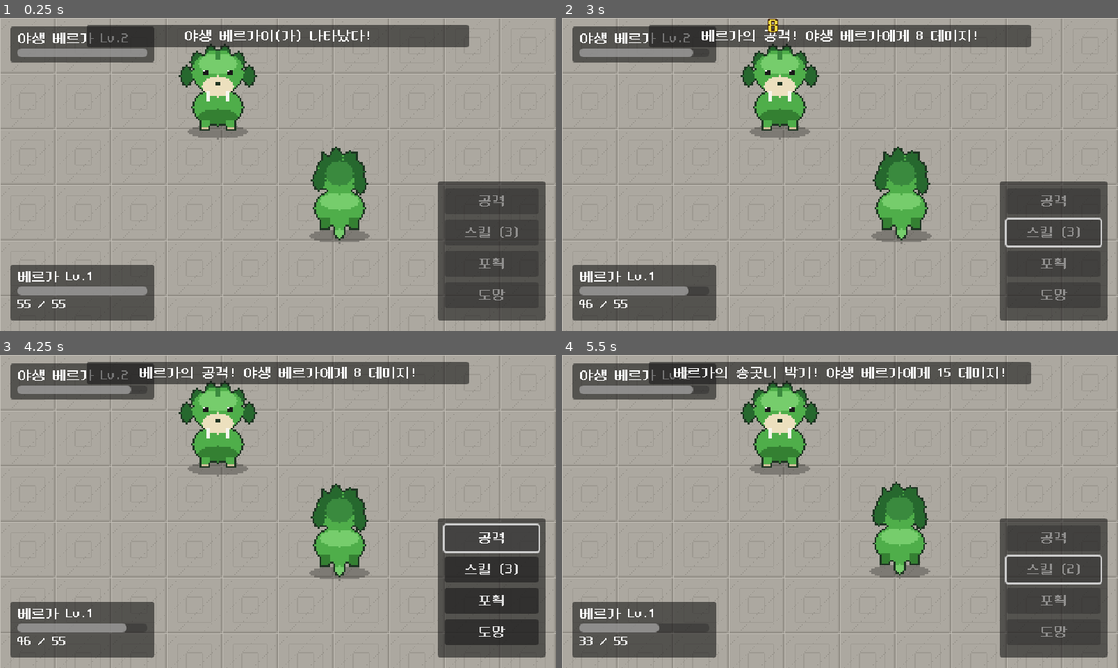
Above: before the commit, frames 1-4 (two rows, left to right).
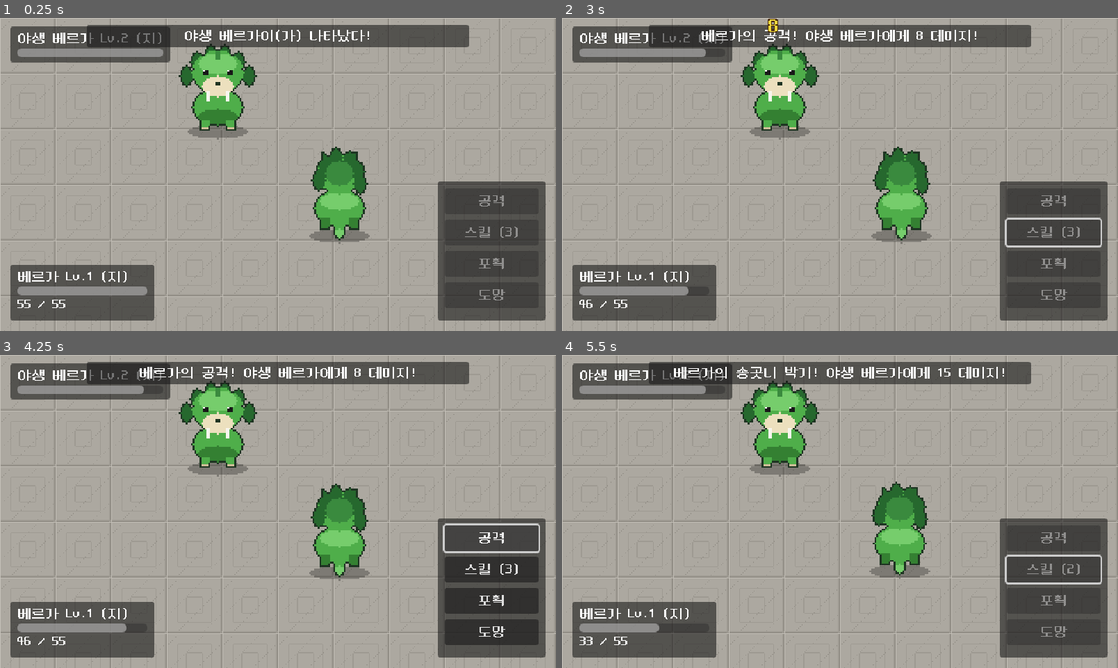
Above: after the commit, the same moments.

Repository: JunLee8108/Stoneage
Game: Godot game, scene res://battle.tscn
The game is run twice, just before and just after one commit, with the same random seed, the same clock (stepped at 60 frames per second) and the same inputs. This scene is started directly instead of the project's main scene.
Inputs:
- Up to frame 1 (0.25 s): no input
- Up to frame 2 (3 s): tap Enter at 0.5 s; hold Right (move_right) 0.53-1.25 s; hold P (open_pets) 0.53-1.25 s; click "공격" at 1.25 s; hold Down (move_down) 2.03-2.78 s; tap P (open_pets) at 2.1 s; hold Right (move_right) from 2.78 s (still down); hold P (open_pets) from 2.78 s (still down)
- Up to frame 3 (4.25 s): tap Space at 3.5 s; release Right (move_right) at 3.53 s; release P (open_pets) at 3.53 s; hold Up (move_up) from 3.53 s (still down); tap P (open_pets) at 3.6 s
- Up to frame 4 (5.5 s): release Up (move_up) at 4.25 s; click "스킬 (3)" at 4.25 s; hold Left (move_left) from 5.03 s (still down); hold P (open_pets) from 5.03 s (still down)

The runs differ from the first frame. In frame 1, 0.4% of the frame differs, in the area x 18-31%, y 2-85%; in frame 2, 0.4%; in frame 3, 0.4%; in frame 4, 0.4%.

Commit message:
속성 상성 시스템: 지→수→화→풍→지 순환, 유리 1.5배/불리 0.75배
- PetSpecies에 상성 테이블·배율 정적 함수 추가
- 전투 데미지에 속성 배율 적용, 로그에 '효과가 굉장했다/별로였다' 표시
- 전투 정보 패널과 펫 목록에 속성(지/수/화/풍) 표기 통일

Co-Authored-By: Claude Fable 5 <noreply@anthropic.com>
Claude-Session: https://claude.ai/code/session_019nLczVo6RGNCtNR613NpEv

Diff:
--- a/scripts/battle.gd
+++ b/scripts/battle.gd
@@ -42,8 +42,10 @@
 	enemy_sprite.sprite_frames = enemy.species.walk_frames
 	_stand(enemy_sprite, &"walk_down")
 
-	ally_name.text = "%s Lv.%d" % [ally.display_name(), ally.level]
-	enemy_name.text = "%s Lv.%d" % [_name_of(enemy), enemy.level]
+	ally_name.text = "%s Lv.%d (%s)" % [
+		ally.display_name(), ally.level, PetSpecies.element_name(ally.species.element)]
+	enemy_name.text = "%s Lv.%d (%s)" % [
+		_name_of(enemy), enemy.level, PetSpecies.element_name(enemy.species.element)]
 	ally_hp_bar.max_value = ally.max_hp()
 	enemy_hp_bar.max_value = enemy.max_hp()
 
@@ -140,10 +142,18 @@
 func _perform_attack(attacker: PetInstance, defender: PetInstance, mult: float) -> void:
 	var dmg := calc_damage(attacker, defender, mult)
 	defender.current_hp = maxi(0, defender.current_hp - dmg)
+	var text := ""
 	if mult > 1.0:
-		_log("%s의 %s! %s에게 %d 데미지!" % [_name_of(attacker), SKILL_NAME, _name_of(defender), dmg])
+		text = "%s의 %s! %s에게 %d 데미지!" % [_name_of(attacker), SKILL_NAME, _name_of(defender), dmg]
 	else:
-		_log("%s의 공격! %s에게 %d 데미지!" % [_name_of(attacker), _name_of(defender), dmg])
+		text = "%s의 공격! %s에게 %d 데미지!" % [_name_of(attacker), _name_of(defender), dmg]
+	var element_mult := PetSpecies.element_multiplier(
+		attacker.species.element, defender.species.element)
+	if element_mult > 1.0:
+		text += " 효과가 굉장했다!"
+	elif element_mult < 1.0:
+		text += " 효과가 별로였다..."
+	_log(text)
 	await _animate_charge(_sprite_of(attacker), _sprite_of(defender), dmg)
 	_update_hud()
 	await _delay()
@@ -223,7 +233,9 @@
 # --- 규칙 (테스트에서 직접 검증) ---
 
 static func calc_damage(attacker: PetInstance, defender: PetInstance, mult: float) -> int:
-	var raw := float(attacker.attack()) * randf_range(0.85, 1.15) * mult \
+	var element_mult := PetSpecies.element_multiplier(
+		attacker.species.element, defender.species.element)
+	var raw := float(attacker.attack()) * randf_range(0.85, 1.15) * mult * element_mult \
 		- float(defender.defense()) * 0.5
 	return maxi(1, int(raw))
 
--- a/scripts/pet_menu.gd
+++ b/scripts/pet_menu.gd
@@ -3,13 +3,6 @@
 ## 보유 펫 목록 / 출전 펫 교체 메뉴. 열리는 동안 게임은 일시정지된다.
 
 signal active_changed
-
-const ELEMENT_NAMES := {
-	PetSpecies.Element.EARTH: "지",
-	PetSpecies.Element.WATER: "수",
-	PetSpecies.Element.FIRE: "화",
-	PetSpecies.Element.WIND: "풍",
-}
 
 @onready var rows_box: VBoxContainer = $Panel/Margin/VBox/Rows
 
@@ -48,7 +41,7 @@
 		row.text = "%s%s  Lv.%d  HP %d/%d  (%s)" % [
 			marker, pet.display_name(), pet.level,
 			pet.current_hp, pet.max_hp(),
-			ELEMENT_NAMES.get(pet.species.element, "?"),
+			PetSpecies.element_name(pet.species.element),
 		]
 		row.pressed.connect(_on_row_pressed.bind(i))
 		rows_box.add_child(row)
--- a/scripts/pet_species.gd
+++ b/scripts/pet_species.gd
@@ -4,6 +4,24 @@
 ## 펫 종족 정의 데이터. 개체(레벨, 현재 스탯)가 아니라 종족 공통 값만 담는다.
 
 enum Element { EARTH, WATER, FIRE, WIND } # 지·수·화·풍
+
+const ELEMENT_NAMES := {
+	Element.EARTH: "지",
+	Element.WATER: "수",
+	Element.FIRE: "화",
+	Element.WIND: "풍",
+}
+
+## 순환 상성: 지→수→화→풍→지 (앞이 뒤를 이긴다)
+const ELEMENT_BEATS := {
+	Element.EARTH: Element.WATER,
+	Element.WATER: Element.FIRE,
+	Element.FIRE: Element.WIND,
+	Element.WIND: Element.EARTH,
+}
+
+const ELEMENT_MULT_ADVANTAGE := 1.5
+const ELEMENT_MULT_DISADVANTAGE := 0.75
 
 @export var id: StringName
 @export var display_name: String
@@ -27,3 +45,16 @@
 
 func stat_at_level(base: int, growth: float, level: int) -> int:
 	return base + int(growth * float(level - 1))
+
+
+static func element_name(element_value: Element) -> String:
+	return ELEMENT_NAMES.get(element_value, "?")
+
+
+## 공격 속성이 유리하면 1.5, 불리하면 0.75, 그 외 1.0.
+static func element_multiplier(attacker_element: Element, defender_element: Element) -> float:
+	if ELEMENT_BEATS[attacker_element] == defender_element:
+		return ELEMENT_MULT_ADVANTAGE
+	if ELEMENT_BEATS[defender_element] == attacker_element:
+		return ELEMENT_MULT_DISADVANTAGE
+	return 1.0
